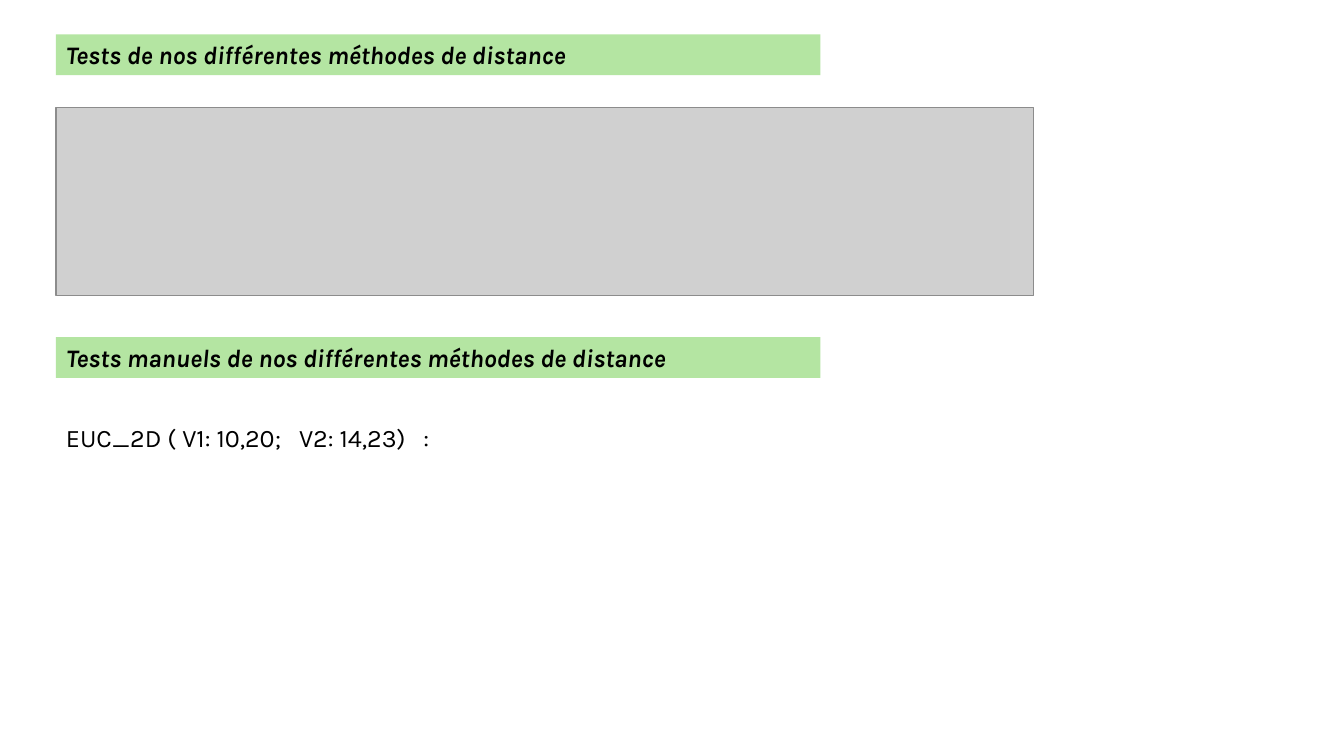
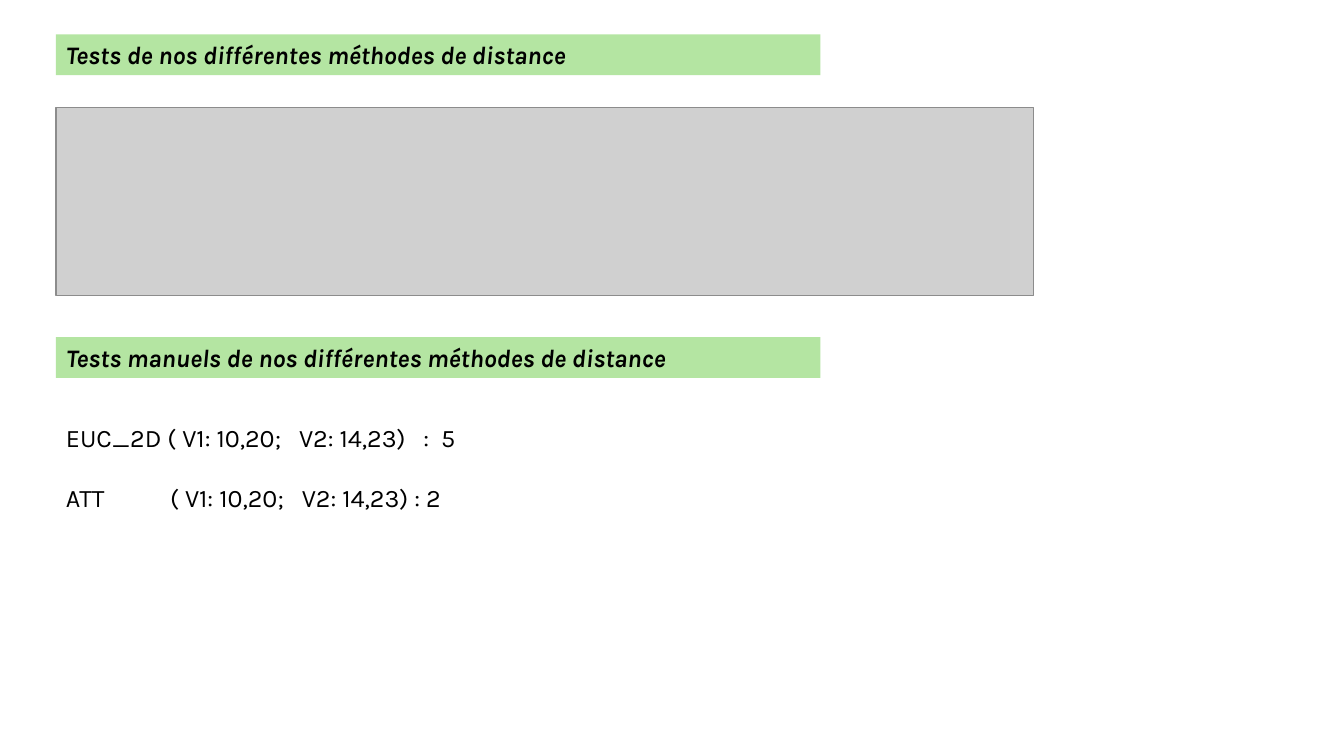
Before and after one commit to ngouadjeudunant-ux/tsp_projet_2025, a slide deck: slide 2 of tools/Referenciel_et_Planing/Projet Avancée CC3.pptx. Drawn at 1344x756 pixels with LibreOffice and Linux fonts; fonts in the diff are those of the drawing; grey boxes stand for pictures. Boxes give left, top, right and bottom in pixels: in the first picture for what was removed or moved away, otherwise in the second. Text is boxed around its words. In the diff, an @@ line names an element or a change of style, - is before the commit and + after.

Commit message:
powerpoint

```diff
--- a/tools/Referenciel_et_Planing/Projet Avancée CC3.pptx
+++ b/tools/Referenciel_et_Planing/Projet Avancée CC3.pptx
@@ text at [66,429,455,510]: text changed @@
-EUC_2D ( V1: 10,20; V2: 14,23) :
+EUC_2D ( V1: 10,20; V2: 14,23) : 5
+ATT ( V1: 10,20; V2: 14,23) : 2
```
